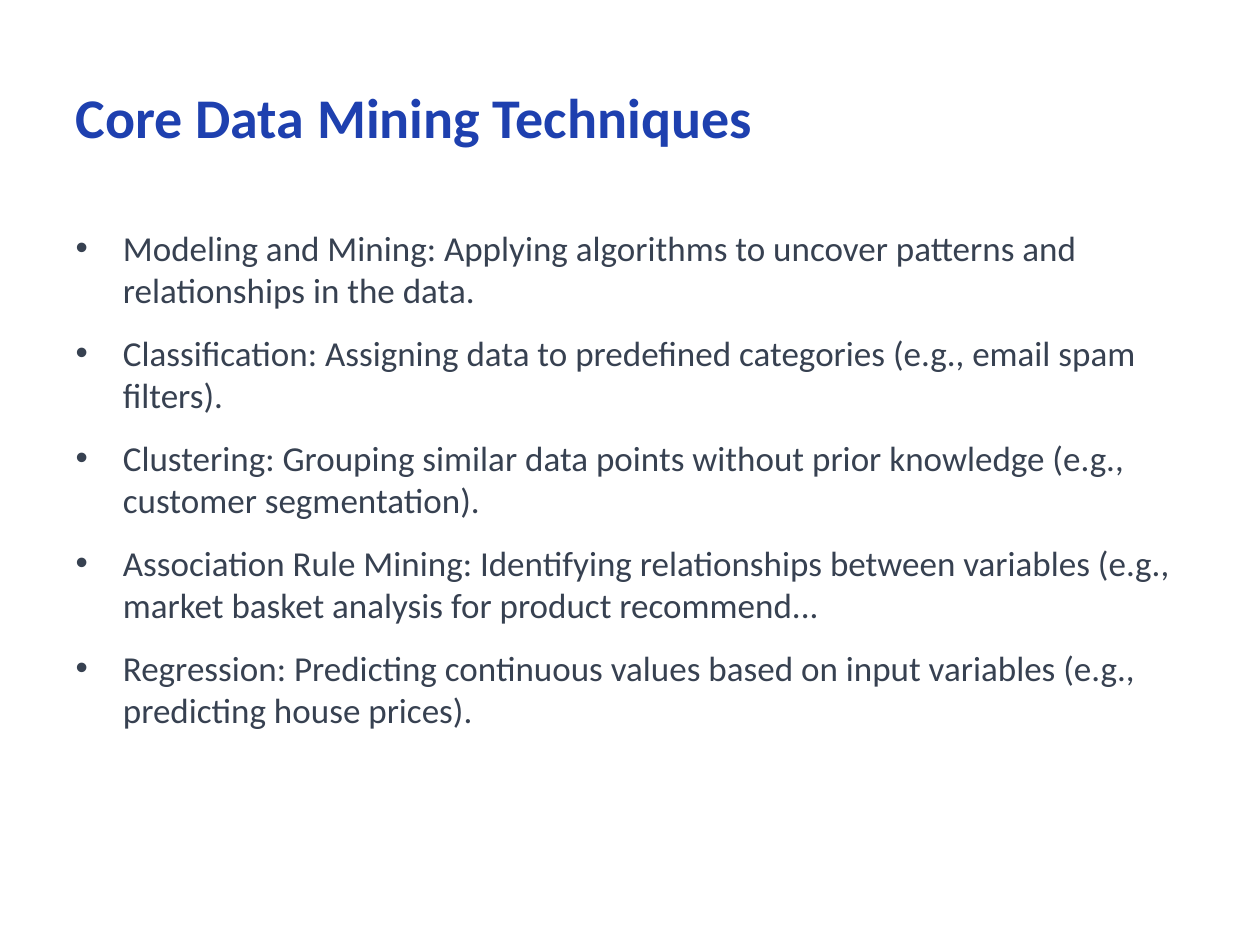
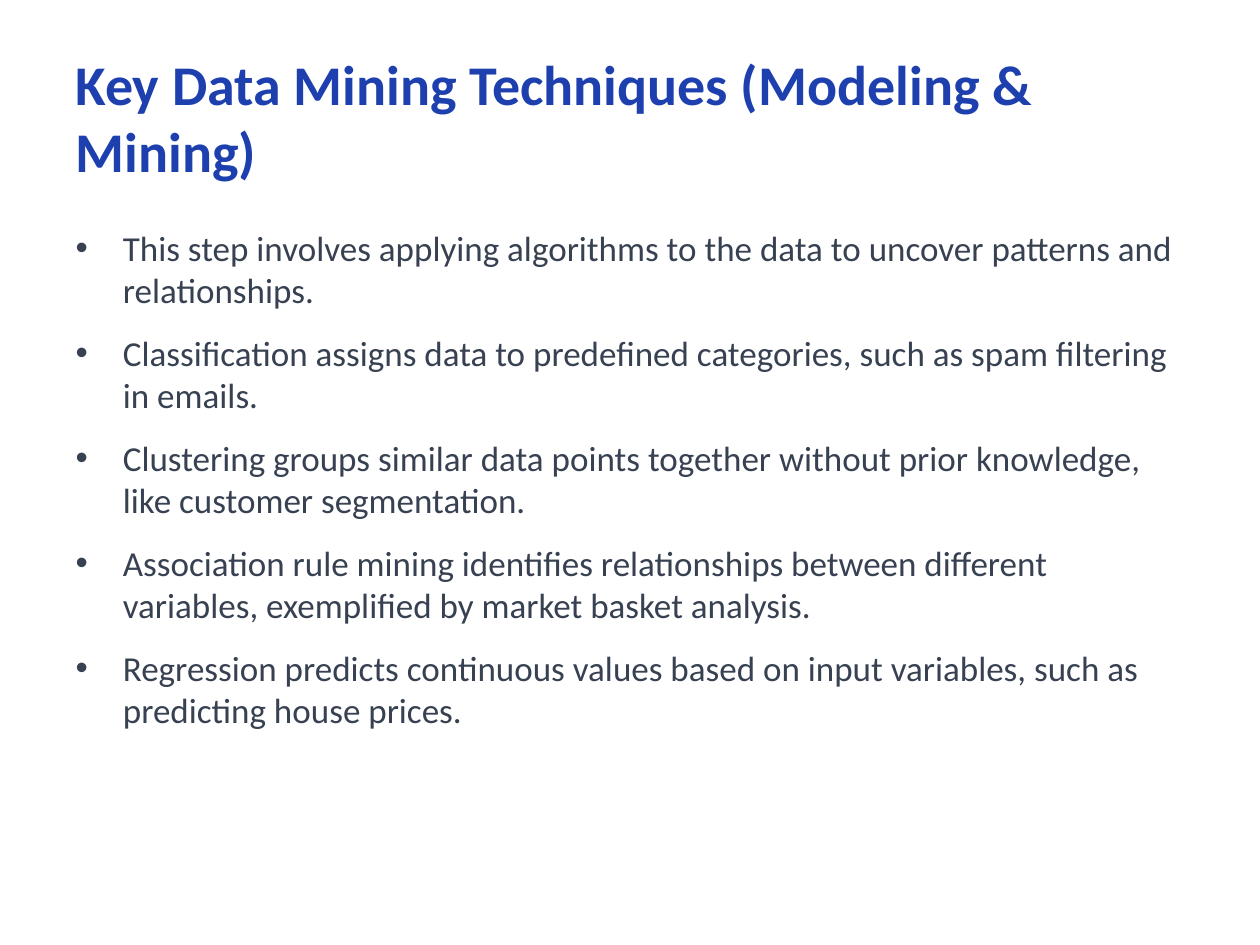
Before and after one commit to CodeByMonil/Lecture-Notes-Processor, a slide deck: slide 7 of outputs/slides/monil_Data-mining.pptx (slide 6 before the commit). Drawn at 1260x945 pixels with LibreOffice and Linux fonts; fonts in the diff are those of the drawing. Boxes give left, top, right and bottom in pixels: in the first picture for what was removed or moved away, otherwise in the second. Text is boxed around its words. In the diff, an @@ line names an element or a change of style, - is before the commit and + after.

```diff
--- a/outputs/slides/monil_Data-mining.pptx
+++ b/outputs/slides/monil_Data-mining.pptx
@@ title at [76,63,980,182]: text changed @@
-Core Data Mining Techniques
+Key Data Mining Techniques (Modeling & Mining)
@@ text at [123,236,1172,729]: text changed @@
-• Modeling and Mining: Applying algorithms to uncover patterns and relationships in the data.
-• Classification: Assigning data to predefined categories (e.g., email spam filters).
-• Clustering: Grouping similar data points without prior knowledge (e.g., customer segmentation).
-• Association Rule Mining: Identifying relationships between variables (e.g., market basket analysis for product recommend...
-• Regression: Predicting continuous values based on input variables (e.g., predicting house prices).
+• This step involves applying algorithms to the data to uncover patterns and relationships.
+• Classification assigns data to predefined categories, such as spam filtering in emails.
+• Clustering groups similar data points together without prior knowledge, like customer segmentation.
+• Association rule mining identifies relationships between different variables, exemplified by market basket analysis.
+• Regression predicts continuous values based on input variables, such as predicting house prices.
```
Also in this commit, not shown: 8 other slides changed, 1 slide added, 1 slide removed, 16 other files.
